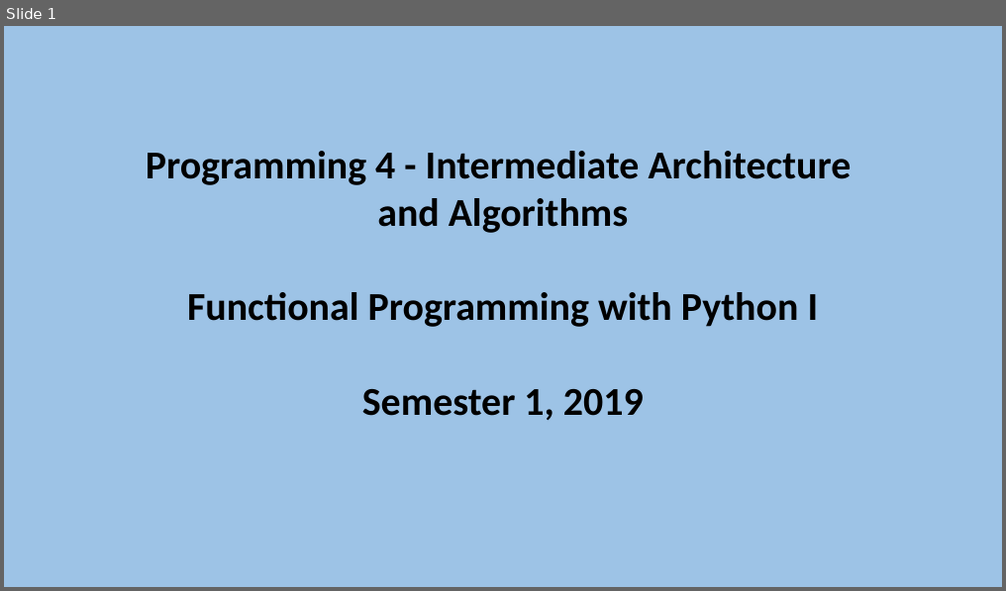
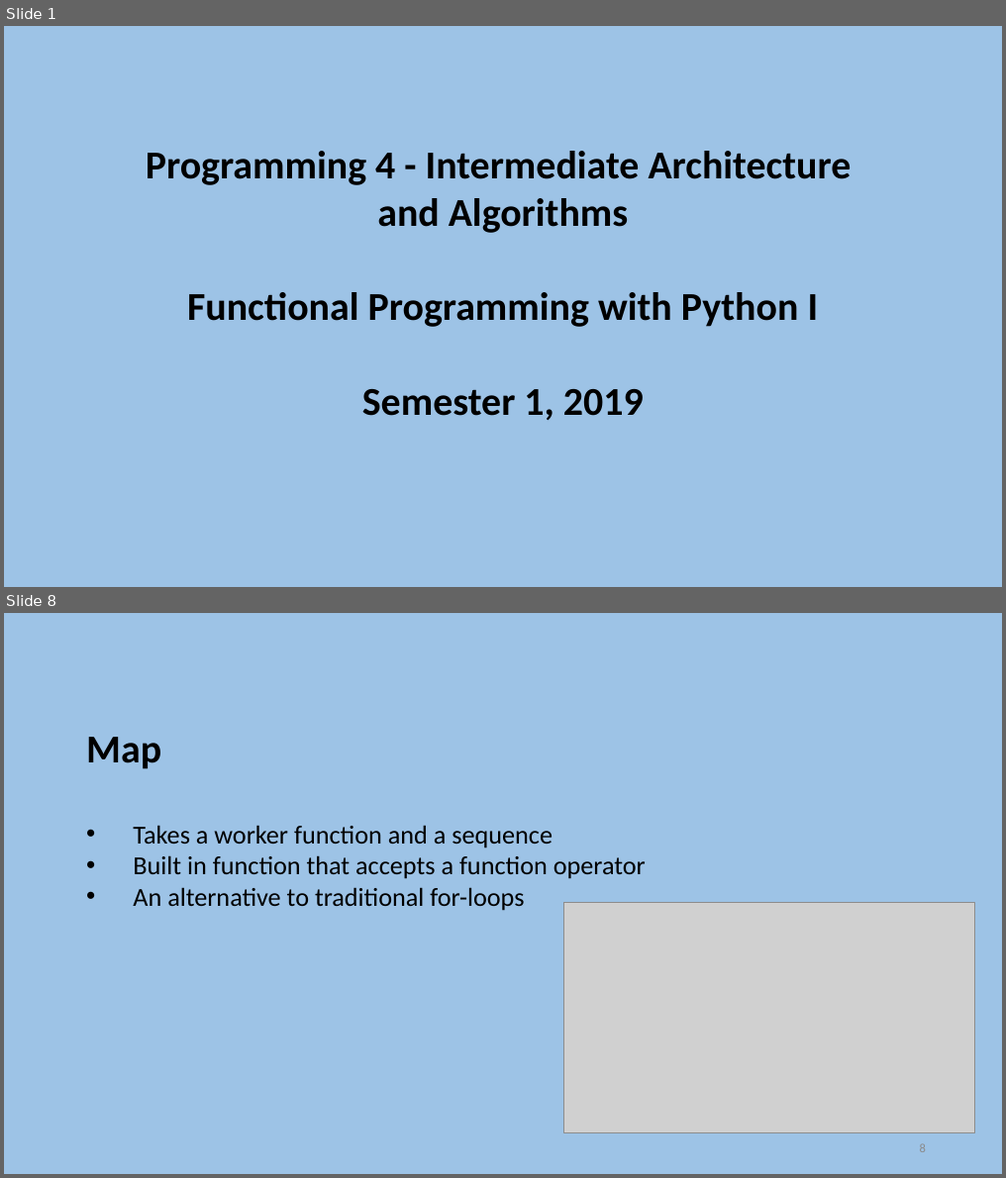
Before and after one commit to szetko/course-materials, a slide deck: Programming 4/Week 12/S1. Functional Programming with Python I.pptx. Shown one above the other, each under a label of ours: slide 1 before the commit, slides 1 and 8 after it; the slides between them are not shown. The pictures are 1006x591 and 1006x1178 pixels, drawn with LibreOffice and Linux fonts; fonts in the diff are those of the drawing; grey boxes stand for pictures. Boxes give left, top, right and bottom in pixels: in the first picture for what was removed or moved away, otherwise in the second. Text is boxed around its words. In the diff, an @@ line names an element or a change of style, - is before the commit and + after.

```diff
--- a/Programming 4/Week 12/S1. Functional Programming with Python I.pptx
+++ b/Programming 4/Week 12/S1. Functional Programming with Python I.pptx
@@ slide 8 added at box(4, 613, 1002, 1174), background #9DC3E6 @@
@@ text added at box(86, 737, 646, 911), 25 pt, text #000000 @@
+Map
+    • Takes a worker function and a sequence
+    • Built in function that accepts a function operator
+    • An alternative to traditional for-loops
@@ picture added at box(564, 903, 975, 1134) @@
@@ page number added at box(920, 1144, 926, 1153), 12 pt, text #8C8C8C @@
+8
```
Also in this commit, not shown: 13 other slides added, 4 other files.
